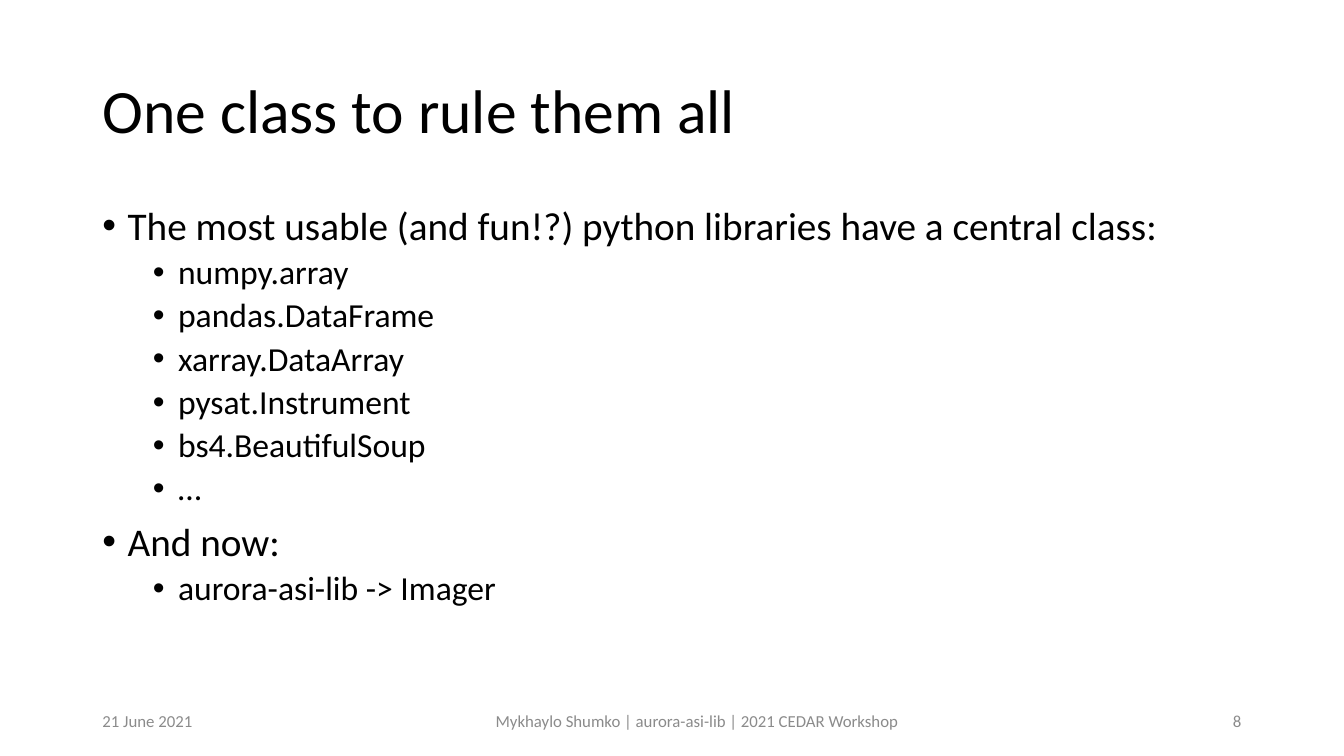
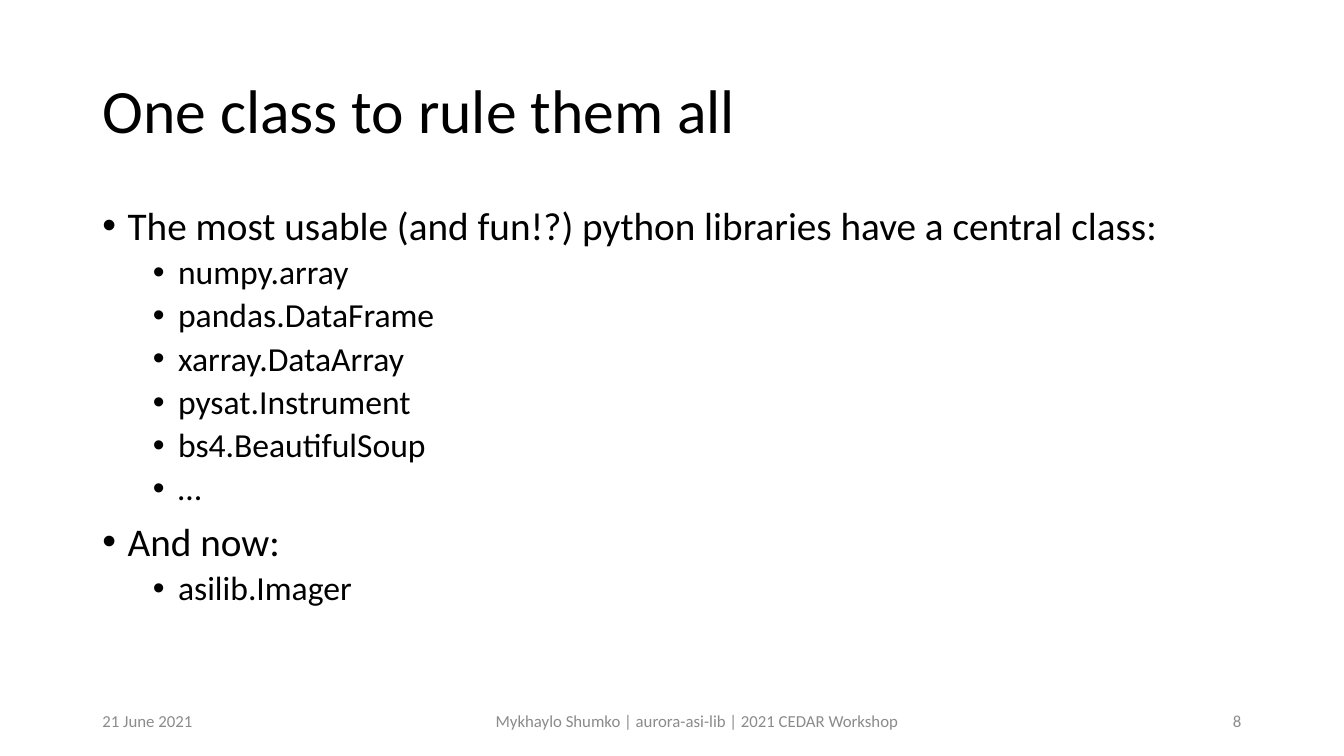
Before and after one commit to mshumko/asilib, a slide deck: slide 8 of presentations/2021_cedar_shumko_asilib.pptx. Drawn at 1344x756 pixels with LibreOffice and Linux fonts; fonts in the diff are those of the drawing. Boxes give left, top, right and bottom in pixels: in the first picture for what was removed or moved away, otherwise in the second. Text is boxed around its words. In the diff, an @@ line names an element or a change of style, - is before the commit and + after.

Commit message:
Updated presentation yet again.

```diff
--- a/presentations/2021_cedar_shumko_asilib.pptx
+++ b/presentations/2021_cedar_shumko_asilib.pptx
@@ text at <box>178,576,352,606</box>: text changed @@
-  • aurora-asi-lib -> Imager
+  • asilib.Imager
```
Also in this commit, not shown: 1 other file.
